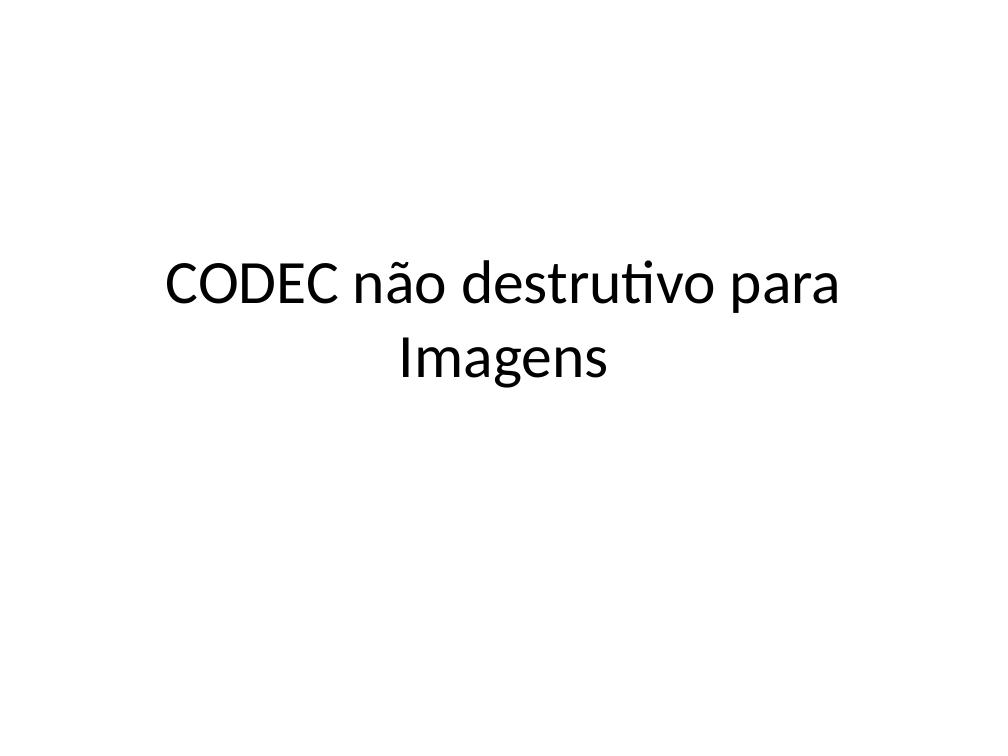
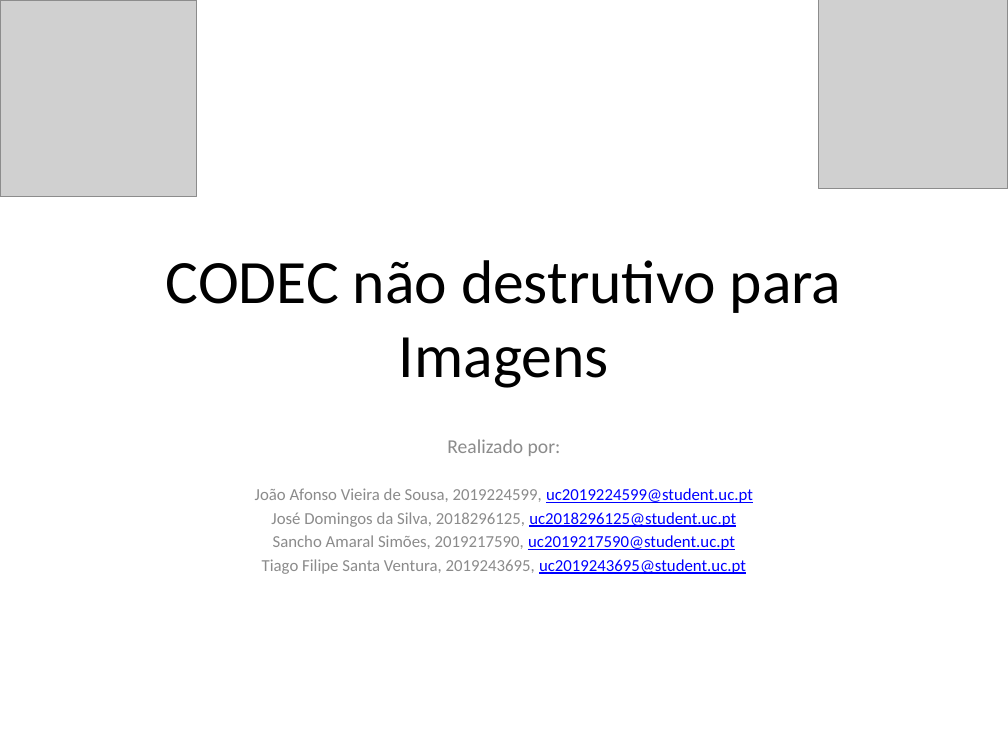
Before and after one commit to smartlord7/EntropicCompressor, a slide deck: slide 1 of research/report/Apresentação.pptx. Drawn at 1008x756 pixels with LibreOffice and Linux fonts; fonts in the diff are those of the drawing; grey boxes stand for pictures. Boxes give left, top, right and bottom in pixels: in the first picture for what was removed or moved away, otherwise in the second. Text is boxed around its words. In the diff, an @@ line names an element or a change of style, - is before the commit and + after.

Commit message:
Update: added names and logos and subtitles to images of ppt

```diff
--- a/research/report/Apresentação.pptx
+++ b/research/report/Apresentação.pptx
@@ picture added at [0,0,197,197] @@
@@ picture added at [820,0,1008,188] @@
@@ subtitle added at [255,439,753,574], 12 pt, text #8C8C8C @@
+Realizado por:
+João Afonso Vieira de Sousa, 2019224599, uc2019224599@student.uc.pt
+José Domingos da Silva, 2018296125, uc2018296125@student.uc.pt
+Sancho Amaral Simões, 2019217590, uc2019217590@student.uc.pt
+Tiago Filipe Santa Ventura, 2019243695, uc2019243695@student.uc.pt
```
Also in this commit, not shown: 9 other slides changed.
